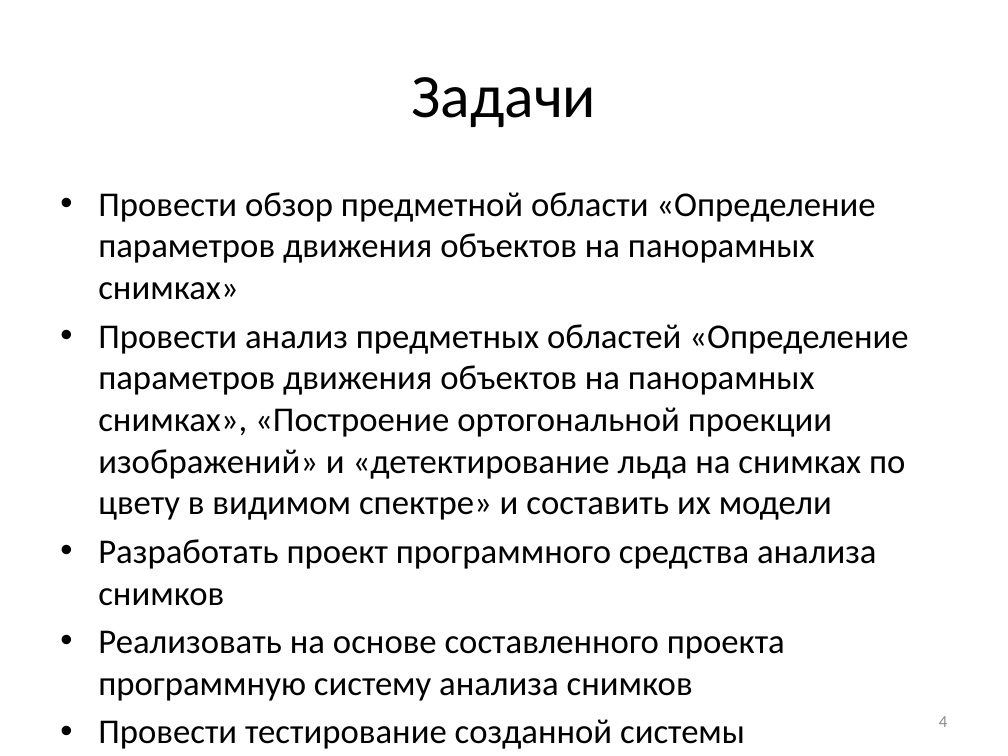
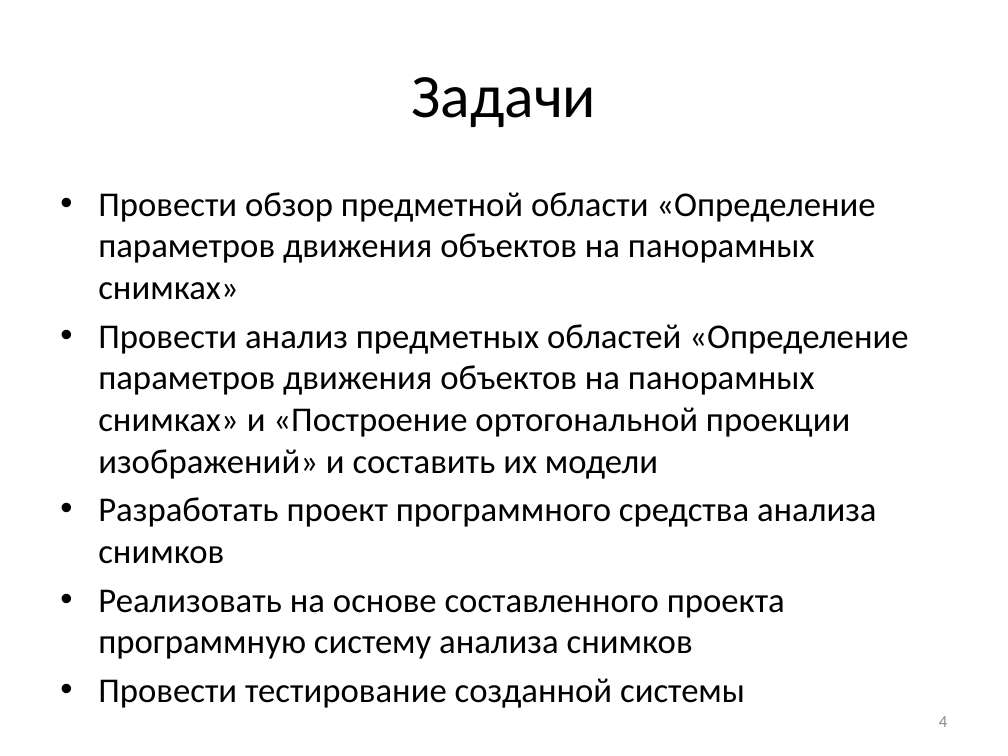
Before and after one commit to NecroArt/Diploma, a slide deck: slide 4 of docs/parts/conference.pptx. Drawn at 1008x756 pixels with LibreOffice and Linux fonts; fonts in the diff are those of the drawing. Boxes give left, top, right and bottom in pixels: in the first picture for what was removed or moved away, otherwise in the second. Text is boxed around its words. In the diff, an @@ line names an element or a change of style, - is before the commit and + after.

```diff
--- a/docs/parts/conference.pptx
+++ b/docs/parts/conference.pptx
@@ text at (x1=98, y1=324, x2=908, y2=479): text changed @@
-• Провести анализ предметных областей «Определение параметров движения объектов на панорамных снимках», «Построение ортогональной проекции изображений» и «детектирование льда на снимках по цвету в видимом спектре» и составить их модели
+• Провести анализ предметных областей «Определение параметров движения объектов на панорамных снимках» и «Построение ортогональной проекции изображений» и составить их модели
```
Also in this commit, not shown: 3 other slides changed, 1 slide removed, 10 other files.
